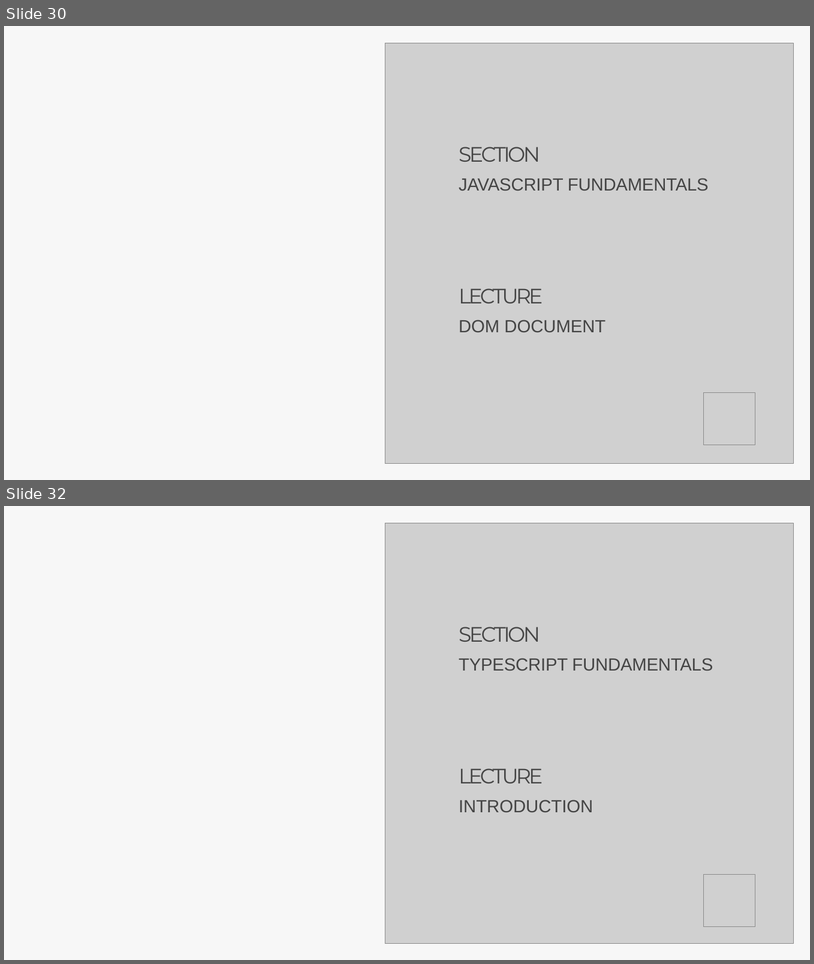
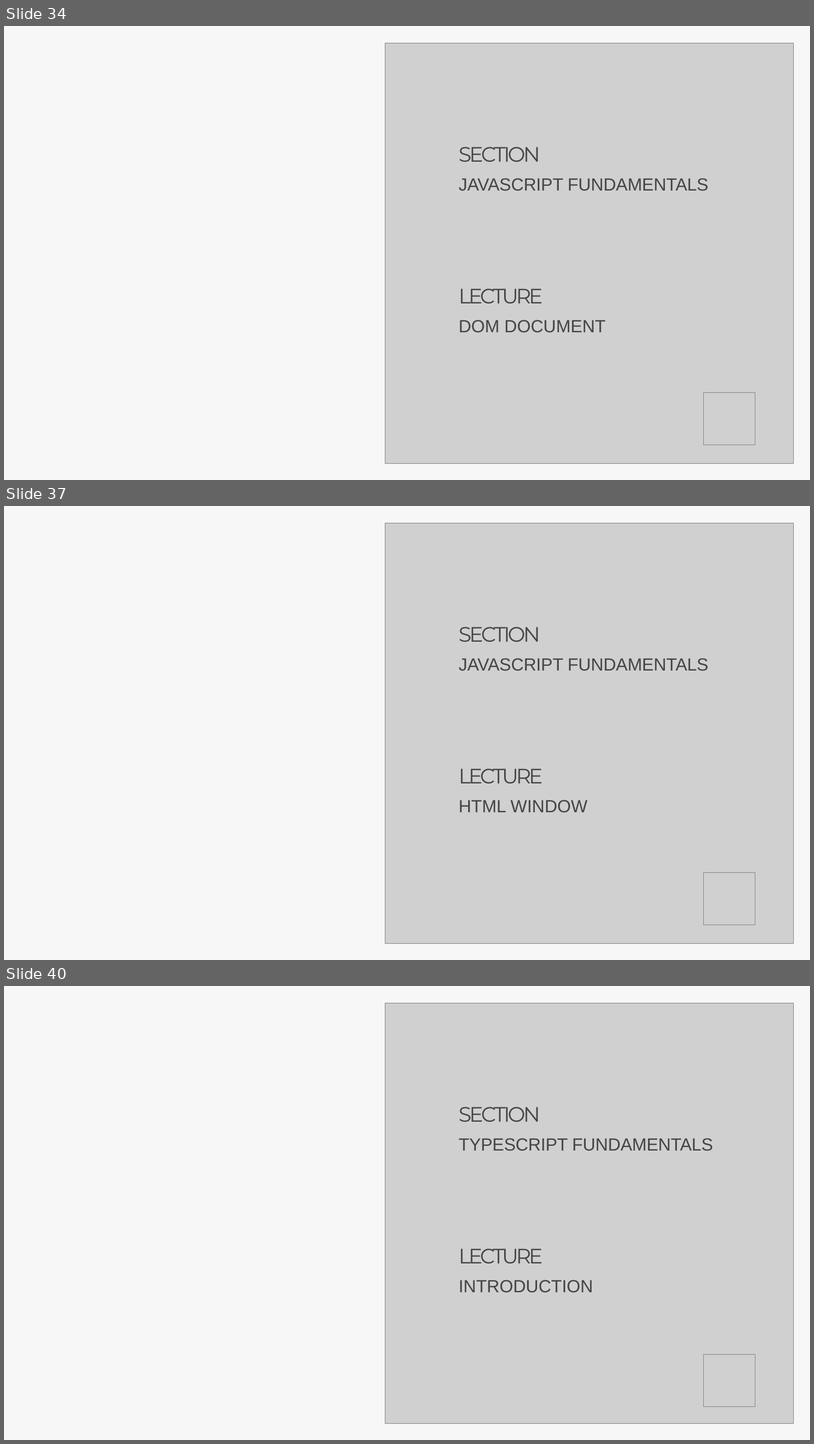
Before and after one commit to Aravindanchellam/UI-UX-Resources, a slide deck: Lecture_JS_TS.pptx. Shown one above the other, each under a label of ours: slides 30 and 32 before the commit, slides 34, 37 and 40 after it; the slides between them are not shown. The pictures are 814x964 and 814x1444 pixels, drawn with LibreOffice and Linux fonts; fonts in the diff are those of the drawing; grey boxes stand for pictures. Boxes give left, top, right and bottom in pixels: in the first picture for what was removed or moved away, otherwise in the second. Text is boxed around its words. In the diff, an @@ line names an element or a change of style, - is before the commit and + after.

```diff
--- a/Lecture_JS_TS.pptx
+++ b/Lecture_JS_TS.pptx
@@ slide 37 added at <box>4,506,810,960</box>, background #FFFFFF; not listed: 1 template element that a slide beside it also shows @@
@@ picture added at <box>386,523,794,943</box> @@
@@ title added at <box>459,627,540,642</box>, 41 pt, text #444444 @@
+SECTION
@@ text added at <box>459,658,709,670</box>, 34.5 pt, text #444444 @@
+JAVASCRIPT FUNDAMENTALS
@@ text added at <box>459,768,588,812</box>, 34.5 pt, text #444444 @@
+LECTURE
+HTML WINDOW
@@ picture added at <box>704,873,756,924</box> @@
@@ what was slide 30 is now slide 34 @@
@@ what was slide 32 is now slide 40 @@
```
Also in this commit, not shown: 5 slides changed, 16 other slides added, 1 slide removed, 1 other file.
